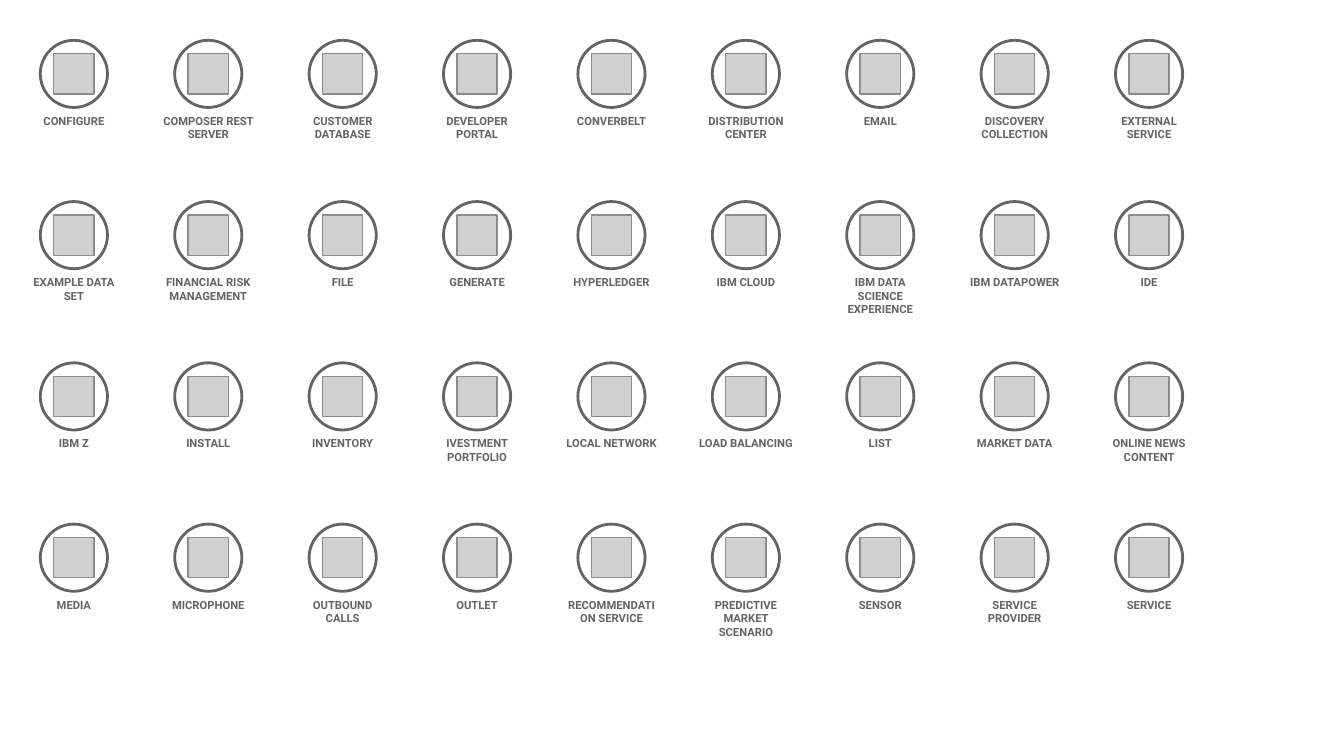
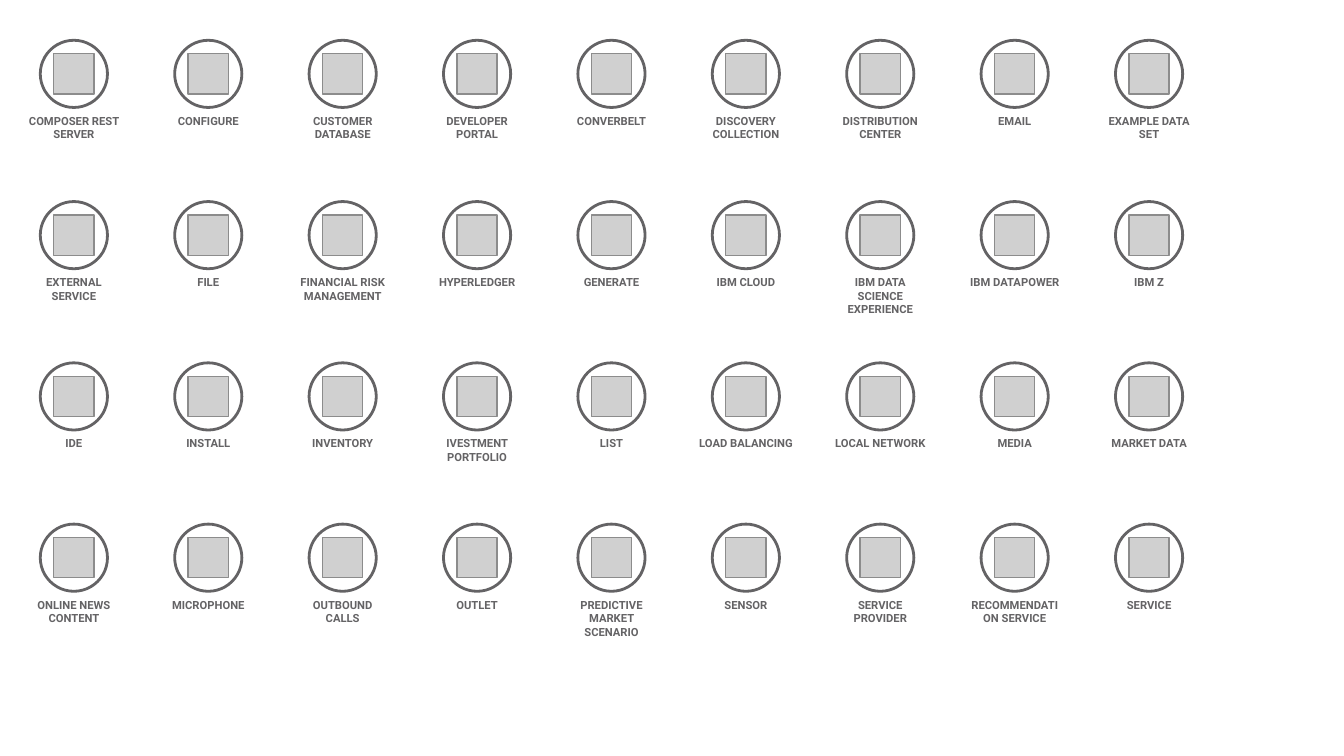
Before and after one commit to l2fprod/myarchitecture, a slide deck: slide 11 of mycatalog-architecture-diagram-template.pptx. Drawn at 1344x756 pixels with LibreOffice and Linux fonts; fonts in the diff are those of the drawing; grey boxes stand for pictures. Boxes give left, top, right and bottom in pixels: in the first picture for what was removed or moved away, otherwise in the second. Text is boxed around its words. In the diff, an @@ line names an element or a change of style, - is before the commit and + after.

```diff
--- a/mycatalog-architecture-diagram-template.pptx
+++ b/mycatalog-architecture-diagram-template.pptx
@@ text "DISCOVERY COLLECTION" moved from (x1=981, y1=117, x2=1048, y2=138) to (x1=713, y1=117, x2=780, y2=138) @@
@@ text at (x1=1109, y1=117, x2=1190, y2=138): text changed @@
-EXTERNAL SERVICE
+EXAMPLE DATA SET
@@ text at (x1=46, y1=278, x2=101, y2=300): text changed @@
-EXAMPLE DATA SET
+EXTERNAL SERVICE
@@ 6 texts moved together from (x1=43, y1=117, x2=1053, y2=447) to (x1=178, y1=117, x2=1187, y2=447) @@
@@ text at (x1=1134, y1=278, x2=1164, y2=286): text changed @@
-IDE
+IBM Z
@@ text at (x1=65, y1=439, x2=82, y2=447): text changed @@
-IBM Z
+IDE
@@ text at (x1=600, y1=439, x2=623, y2=447): text changed @@
-LOCAL NETWORK
+LIST
@@ text at (x1=835, y1=439, x2=925, y2=447): text changed @@
-LIST
+LOCAL NETWORK
@@ text added at (x1=998, y1=439, x2=1032, y2=447), 6 pt, text #646365, bold @@
+MEDIA
@@ text removed at (x1=1113, y1=439, x2=1186, y2=461) @@
-ONLINE NEWS CONTENT
@@ 5 texts moved together from (x1=163, y1=117, x2=902, y2=636) to (x1=29, y1=117, x2=767, y2=636) @@
@@ text at (x1=37, y1=601, x2=110, y2=622): text changed @@
-MEDIA
+ONLINE NEWS CONTENT
@@ text at (x1=854, y1=601, x2=907, y2=622): text changed @@
-RECOMMENDATION SERVICE
+SERVICE PROVIDER
@@ text at (x1=1002, y1=614, x2=1046, y2=622): text changed @@
-SERVICE PROVIDER
+RECOMMENDATION SERVICE
```
Also in this commit, not shown: 17 other slides changed, 1 slide added.
